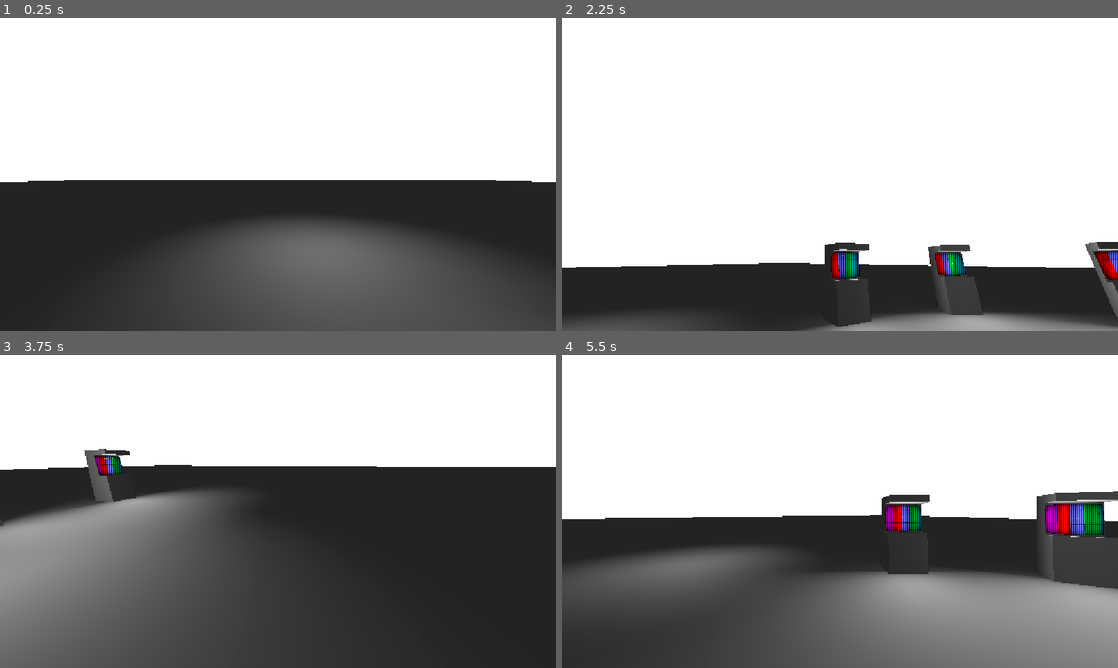
Above: before the commit, frames 1-4 (two rows, left to right).
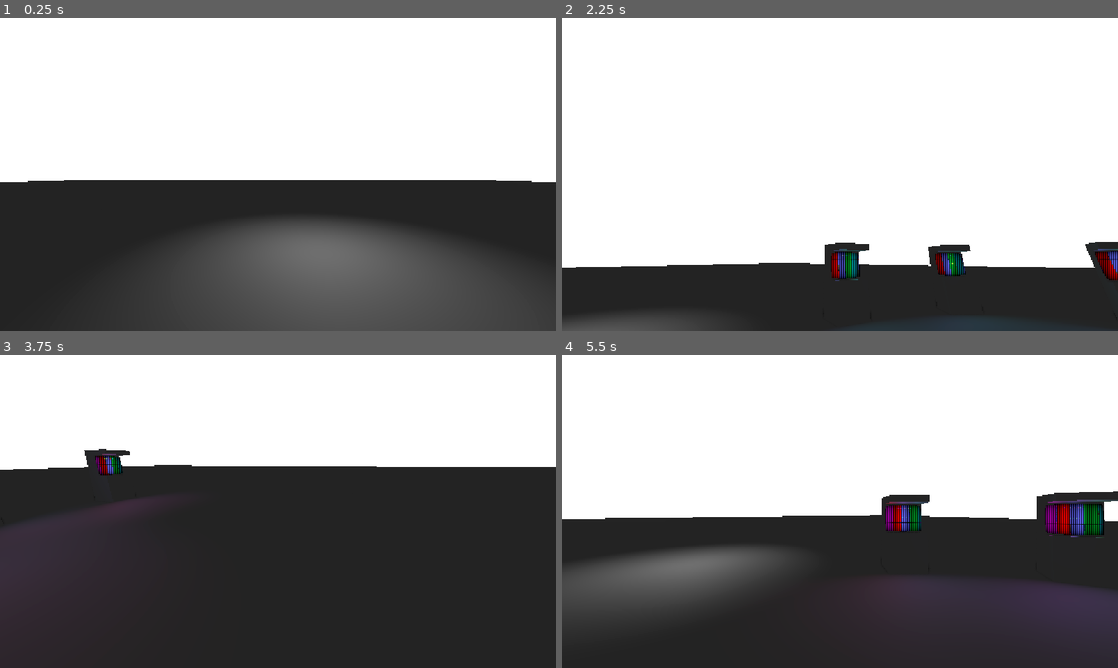
Above: after the commit, the same moments.

Repository: RuffledPlume/WildJam97
Game: Godot game, scene res://levels/lvl_sandbox.tscn
Same seed, same stepped clock (60 frames per second), same inputs: the game is played once before the commit and once after it.
Inputs (mouse positions are in pixels of both pictures, inside the frame that each line leads up to):
- Up to frame 1 (0.25 s): no input
- Up to frame 2 (2.25 s): tap Enter at 0.5 s; move the mouse to (867, 174) at 0.52 s; hold W (main_player_move_forward) from 0.53 s (still down); move the mouse to (812, 174) at 1.27 s; move the mouse to (851, 168) at 2.02 s
- Up to frame 3 (3.75 s): keep holding W (main_player_move_forward); move the mouse to (272, 517) at 2.77 s; move the mouse to (316, 514) at 3.52 s
- Up to frame 4 (5.5 s): keep holding W (main_player_move_forward); move the mouse to (795, 508) at 4.27 s; move the mouse to (845, 511) at 5.02 s

The runs differ from the first frame. In frame 2, 3.6% of the frame differs, in the area x 42-100%, y 71-100%; in frame 3, 24%, in the area x 0-46%, y 30-100%; in frame 4, 22%.

Commit message:
FPS Counter, Switched to GL _Comapt due to HTML

Diff:
--- a/project/levels/lvl_sandbox.tscn
+++ b/project/levels/lvl_sandbox.tscn
@@ -2,22 +2,7 @@
 
 [ext_resource type="PackedScene" uid="uid://c72mf508kj7j3" path="res://prefabs/pf_main_player.tscn" id="1_pj36p"]
 [ext_resource type="PackedScene" uid="uid://d2dejs4wlbtlq" path="res://prefabs/pf_example_arcade_machine.tscn" id="2_gfot2"]
-[ext_resource type="Shader" uid="uid://dp27kn2wv3fv1" path="res://shaders/arcade_crt.gdshader" id="2_p4efw"]
-
-[sub_resource type="ViewportTexture" id="ViewportTexture_p4efw"]
-viewport_path = NodePath("SubViewport")
-
-[sub_resource type="ShaderMaterial" id="ShaderMaterial_75r4t"]
-resource_local_to_scene = true
-render_priority = 0
-shader = ExtResource("2_p4efw")
-shader_parameter/screen_texture = SubResource("ViewportTexture_p4efw")
-
-[sub_resource type="DrawableTexture2D" id="DrawableTexture2D_vfjr8"]
-resource_local_to_scene = true
-
-[sub_resource type="ViewportTexture" id="ViewportTexture_sceuq"]
-viewport_path = NodePath("SubViewport")
+[ext_resource type="Script" uid="uid://bg16tdgeajwvt" path="res://scripts/fps_counter.gd" id="3_p4efw"]
 
 [sub_resource type="Environment" id="Environment_75r4t"]
 ambient_light_color = Color(0.01973007, 0.1839292, 0.41201982, 1)
@@ -38,14 +23,6 @@
 
 [node name="ExampleArcadeMachine3" parent="." unique_id=839034064 instance=ExtResource("2_gfot2")]
 transform = Transform3D(-0.02659759, 0, -0.9996462, 0, 1, 0, 0.9996462, 0, -0.02659759, 9.711819, 0.50568414, 5.8979006)
-
-[node name="Screen" parent="ExampleArcadeMachine3" index="4" unique_id=785006571]
-surface_material_override/0 = SubResource("ShaderMaterial_75r4t")
-
-[node name="AreaLight3D" parent="ExampleArcadeMachine3/Screen" index="0" unique_id=1962434662]
-area_texture = SubResource("DrawableTexture2D_vfjr8")
-screen_texture = SubResource("ViewportTexture_sceuq")
-update_delay = 0.01786733333333329
 
 [node name="DirectionalLight3D" type="DirectionalLight3D" parent="." unique_id=1607199037]
 transform = Transform3D(-0.01785189, -0.86588746, 0.49992025, 2.7805946e-08, 0.49999994, 0.86602545, -0.9998407, 0.015460163, -0.0089259595, 0, 0, 0)
@@ -68,4 +45,16 @@
 [node name="OmniLight3D" type="OmniLight3D" parent="." unique_id=28121360]
 transform = Transform3D(1, 0, 0, 0, 1, 0, 0, 0, 1, 0.9156149, 2.080431, -4.2823076)
 
+[node name="Control" type="Control" parent="." unique_id=399168336]
+layout_mode = 3
+anchors_preset = 0
+offset_right = 40.0
+offset_bottom = 40.0
+
+[node name="Label" type="Label" parent="Control" unique_id=1453716743]
+layout_mode = 0
+offset_right = 40.0
+offset_bottom = 23.0
+script = ExtResource("3_p4efw")
+
 [editable path="ExampleArcadeMachine3"]
--- a/project/prefabs/pf_arcade_screen.tscn
+++ b/project/prefabs/pf_arcade_screen.tscn
@@ -4,28 +4,15 @@
 [ext_resource type="Material" uid="uid://bk1mmavk2yfcf" path="res://materials/m_arcade_screen.tres" id="2_nna46"]
 [ext_resource type="Shader" uid="uid://dp27kn2wv3fv1" path="res://shaders/arcade_crt.gdshader" id="2_rysxw"]
 
-[sub_resource type="PlaceholderTexture2D" id="PlaceholderTexture2D_nna46"]
-size = Vector2(1024, 1024)
-
 [sub_resource type="QuadMesh" id="QuadMesh_2mwys"]
 
-[node name="ArcadeScreen" type="Node3D" unique_id=192009638 node_paths=PackedStringArray("screen_mesh", "screen_light", "notifier")]
+[node name="ArcadeScreen" type="Node3D" unique_id=192009638 node_paths=PackedStringArray("screen_mesh", "screen_light_array", "notifier")]
 process_mode = 4
 script = ExtResource("1_nna46")
 screen_shader = ExtResource("2_rysxw")
 screen_mesh = NodePath("ScreenMesh")
-screen_light = NodePath("ScreenLight")
+screen_light_array = [NodePath("ScreenLightArray/SpotLight3D"), NodePath("ScreenLightArray/SpotLight3D2"), NodePath("ScreenLightArray/SpotLight3D3"), NodePath("ScreenLightArray/SpotLight3D4"), NodePath("ScreenLightArray/SpotLight3D5"), NodePath("ScreenLightArray/SpotLight3D6"), NodePath("ScreenLightArray/SpotLight3D7"), NodePath("ScreenLightArray/SpotLight3D8"), NodePath("ScreenLightArray/SpotLight3D9")]
 notifier = NodePath("VisibleOnScreenNotifier3D")
-
-[node name="ScreenLight" type="AreaLight3D" parent="." unique_id=974240821]
-transform = Transform3D(-1, 0, -8.742278e-08, 0, 1, 0, 8.742278e-08, 0, -1, 2.3315323e-09, 0, 0.026669621)
-light_energy = 3.0
-light_indirect_energy = 3.0
-shadow_enabled = true
-shadow_reverse_cull_face = true
-area_range = 7.0
-area_size = Vector2(1, 1.0119863)
-area_texture = SubResource("PlaceholderTexture2D_nna46")
 
 [node name="ScreenMesh" type="MeshInstance3D" parent="." unique_id=1746502718]
 mesh = SubResource("QuadMesh_2mwys")
@@ -34,3 +21,50 @@
 [node name="VisibleOnScreenNotifier3D" type="VisibleOnScreenNotifier3D" parent="." unique_id=993755341]
 transform = Transform3D(1, 0, 0, 0, 1, 0, 0, 0, 1, 0, 0, 0.5859034)
 aabb = AABB(-1, -1, -0.957, 2, 2, 2)
+
+[node name="ScreenLightArray" type="Node3D" parent="." unique_id=1968608924]
+
+[node name="SpotLight3D" type="SpotLight3D" parent="ScreenLightArray" unique_id=1109185146]
+transform = Transform3D(-1, 0, 8.742278e-08, 0, 1, 0, -8.742278e-08, 0, -1, -0.3725977, 0.3392942, 0.019412741)
+light_energy = 0.1
+spot_angle = 78.28092
+
+[node name="SpotLight3D2" type="SpotLight3D" parent="ScreenLightArray" unique_id=2023740572]
+transform = Transform3D(-1, 0, 8.742278e-08, 0, 1, 0, -8.742278e-08, 0, -1, -0.0047843456, 0.3392942, 0.019412773)
+light_energy = 0.1
+spot_angle = 78.28092
+
+[node name="SpotLight3D3" type="SpotLight3D" parent="ScreenLightArray" unique_id=1726273101]
+transform = Transform3D(-1, 0, 8.742278e-08, 0, 1, 0, -8.742278e-08, 0, -1, 0.37531227, 0.3392942, 0.019412806)
+light_energy = 0.1
+spot_angle = 78.28092
+
+[node name="SpotLight3D4" type="SpotLight3D" parent="ScreenLightArray" unique_id=1731037667]
+transform = Transform3D(-1, 0, 8.742278e-08, 0, 1, 0, -8.742278e-08, 0, -1, -0.3725977, 0.00074636936, 0.019412741)
+light_energy = 0.1
+spot_angle = 78.28092
+
+[node name="SpotLight3D5" type="SpotLight3D" parent="ScreenLightArray" unique_id=493195518]
+transform = Transform3D(-1, 0, 8.742278e-08, 0, 1, 0, -8.742278e-08, 0, -1, -0.0047843456, 0.00074636936, 0.019412773)
+light_energy = 0.1
+spot_angle = 78.28092
+
+[node name="SpotLight3D6" type="SpotLight3D" parent="ScreenLightArray" unique_id=237348968]
+transform = Transform3D(-1, 0, 8.742278e-08, 0, 1, 0, -8.742278e-08, 0, -1, 0.37531227, 0.00074636936, 0.019412806)
+light_energy = 0.1
+spot_angle = 78.28092
+
+[node name="SpotLight3D7" type="SpotLight3D" parent="ScreenLightArray" unique_id=2068786912]
+transform = Transform3D(-1, 0, 8.742278e-08, 0, 1, 0, -8.742278e-08, 0, -1, -0.3725977, -0.3373876, 0.019412741)
+light_energy = 0.1
+spot_angle = 78.28092
+
+[node name="SpotLight3D8" type="SpotLight3D" parent="ScreenLightArray" unique_id=1463525029]
+transform = Transform3D(-1, 0, 8.742278e-08, 0, 1, 0, -8.742278e-08, 0, -1, -0.0047843456, -0.3373876, 0.019412773)
+light_energy = 0.1
+spot_angle = 78.28092
+
+[node name="SpotLight3D9" type="SpotLight3D" parent="ScreenLightArray" unique_id=1203483727]
+transform = Transform3D(-1, 0, 8.742278e-08, 0, 1, 0, -8.742278e-08, 0, -1, 0.37531227, -0.3373876, 0.019412806)
+light_energy = 0.1
+spot_angle = 78.28092
--- a/project/project.godot
+++ b/project/project.godot
@@ -54,3 +54,7 @@
 [rendering]
 
 rendering_device/driver.windows="d3d12"
+renderer/rendering_method="gl_compatibility"
+limits/opengl/max_renderable_lights=256
+limits/opengl/max_lights_per_object=32
+occlusion_culling/use_occlusion_culling=true
--- a/project/scripts/arcade_screen.gd
+++ b/project/scripts/arcade_screen.gd
@@ -5,7 +5,7 @@
 
 @export var screen_shader : Shader
 @export var screen_mesh : MeshInstance3D
-@export var screen_light : AreaLight3D
+@export var screen_light_array : Array[SpotLight3D]
 @export var notifier : VisibleOnScreenNotifier3D
 @export var on_screen_delay := 0.1
 @export var off_screen_delay := 1.0
@@ -33,17 +33,14 @@
 	if next_update > 0:
 		next_update -= _delta
 		return
+	next_update = on_screen_delay if notifier.is_on_screen() else off_screen_delay
 
-	var screen_width := screen_texture.get_width()
-	var screen_height := screen_texture.get_height()
-	if screen_width <= 0 || screen_height <= 0:
-		return
+	var array_size := sqrt(screen_light_array.size()) as int
+	var screen_image := screen_texture.get_image()
 
-	screen_light.area_texture = null
-	if drawable_texture.get_width() != screen_width || drawable_texture.get_height() != screen_height:
-		drawable_texture.setup(screen_width, screen_height, DrawableTexture2D.DRAWABLE_FORMAT_RGBA8, Color.WHITE, true)
+	screen_image.resize(array_size, array_size, Image.INTERPOLATE_TRILINEAR)
 
-	drawable_texture.blit_rect(Rect2i(0, 0, screen_width, screen_height), screen_texture)
-	screen_light.area_texture = drawable_texture
-
-	next_update = on_screen_delay if notifier.is_on_screen() else off_screen_delay
+	for i in screen_light_array.size():
+		var offset_x := i % array_size
+		var offset_y := floor(i / (array_size as float)) as int
+		screen_light_array[i].light_color = screen_image.get_pixel(offset_x, offset_y)
--- /dev/null
+++ b/project/scripts/fps_counter.gd
@@ -0,0 +1,4 @@
+extends Label
+
+func _process(delta: float) -> void:
+	text = "FPS: %d" % Engine.get_frames_per_second()
Not shown, added: project/scripts/fps_counter.gd.uid
